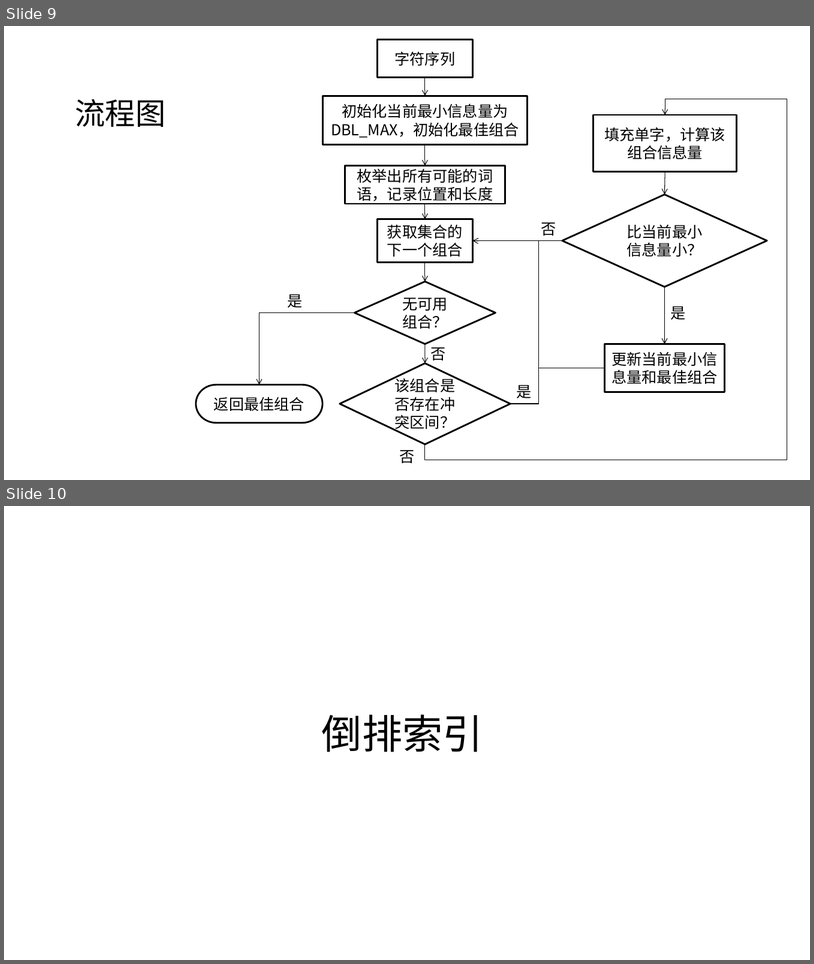
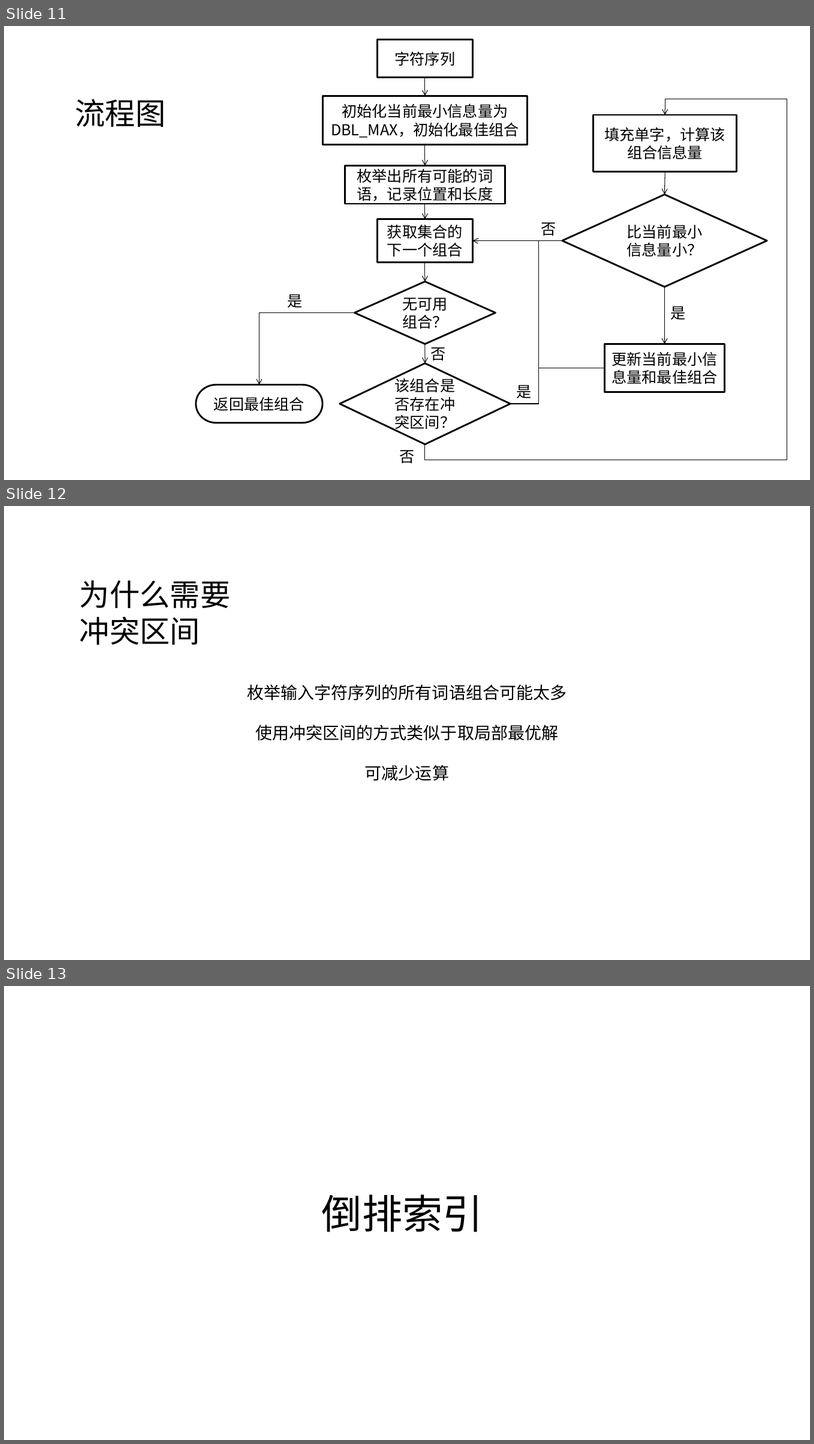
Before and after one commit to MU001999/maaath, a slide deck: docs/数据结构.pptx. Shown one above the other, each under a label of ours: slides 9 and 10 before the commit, slides 11, 12 and 13 after it. The pictures are 814x964 and 814x1444 pixels, drawn with LibreOffice and Linux fonts; fonts in the diff are those of the drawing. Boxes give left, top, right and bottom in pixels: in the first picture for what was removed or moved away, otherwise in the second. Text is boxed around its words. In the diff, an @@ line names an element or a change of style, - is before the commit and + after.

```diff
--- a/docs/数据结构.pptx
+++ b/docs/数据结构.pptx
@@ slide 12 added at box(4, 506, 810, 960), background #FFFFFF @@
@@ text added at box(80, 580, 231, 645), 36 pt, text #000000 @@
+为什么需要冲突区间
@@ text added at box(247, 684, 567, 781), 20 pt, text #000000 @@
+枚举输入字符序列的所有词语组合可能太多
+使用冲突区间的方式类似于取局部最优解
+可减少运算
@@ what was slide 9 is now slide 11 @@
@@ what was slide 10 is now slide 13 @@
```
Also in this commit, not shown: 5 slides changed, 3 other slides added, 1 other file.
